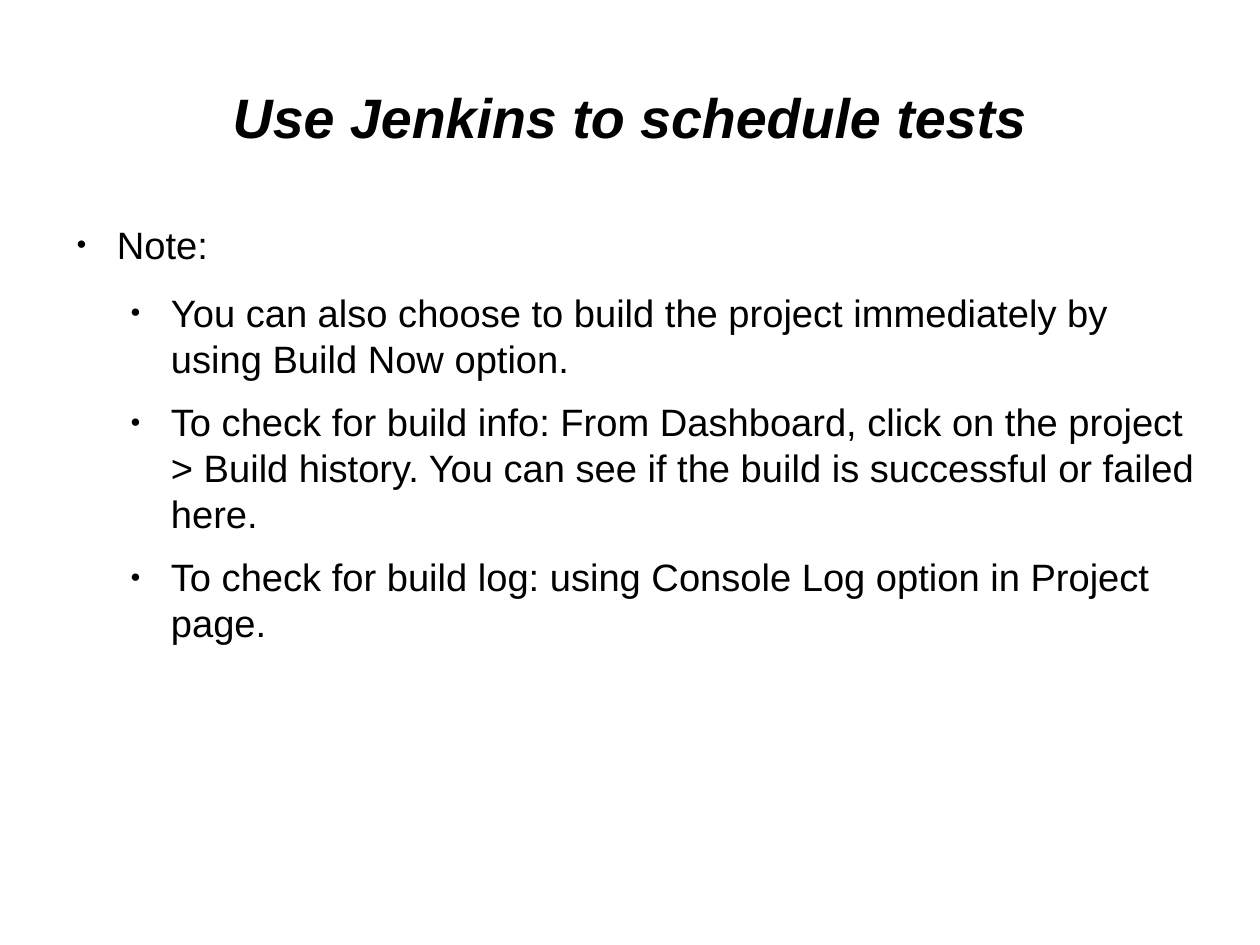
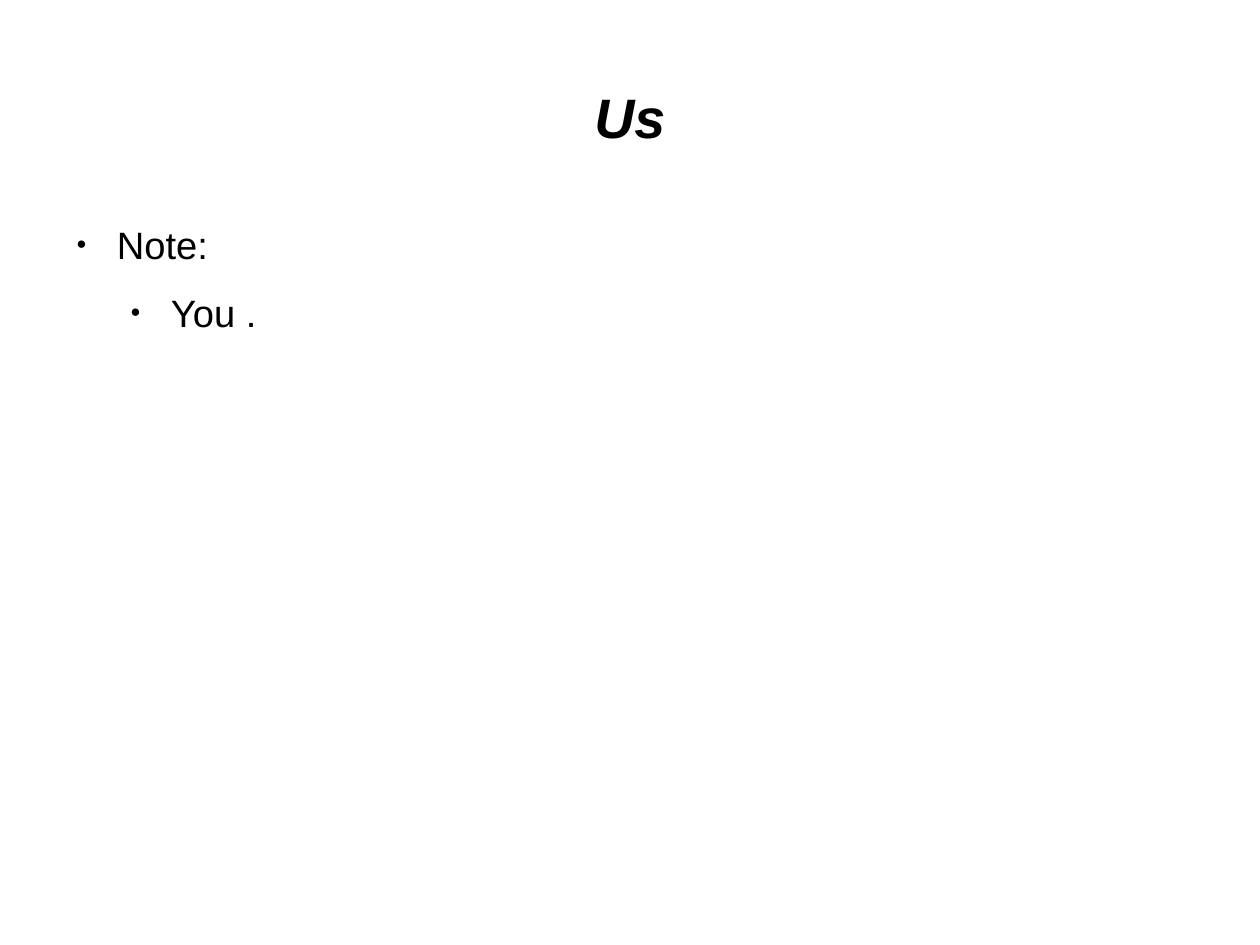
Before and after one commit to kirol/selenium, a slide deck: slide 28 of Selenium & Testops.odp. Drawn at 1260x945 pixels with LibreOffice and Linux fonts; fonts in the diff are those of the drawing. Boxes give left, top, right and bottom in pixels: in the first picture for what was removed or moved away, otherwise in the second. Text is boxed around its words. In the diff, an @@ line names an element or a change of style, - is before the commit and + after.

```diff
--- a/Selenium & Testops.odp
+++ b/Selenium & Testops.odp
@@ title at <box>594,99,665,139</box>: text changed @@
-Use Jenkins to schedule tests
+Us
@@ text at <box>171,300,235,328</box>: text changed @@
-  ● You can also choose to build the project immediately by using Build Now option.
-  ● To check for build info: From Dashboard, click on the project > Build history. You can see if the build is successful or failed here.
-  ● To check for build log: using Console Log option in Project page.
+  ● You .
```
Also in this commit, not shown: 1 other slide changed, 1 slide added, 1 slide removed, 5 other files.
